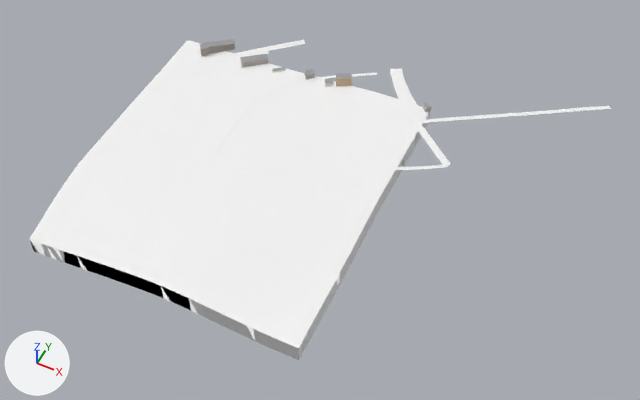
Renders of the glTF model public/tiles/1/-4_-4.glb from each side of a commit.
The view is the same before and after, from a 50 mm lens placed at (-1185.0, 906.0, 1166.0), pointed at (-1649.0, 1834.0, 6.0). The axes (+X, +Y, +Z) are drawn at lower left. The lights are the same throughout. The first picture is the older version. Where no turn or scale is listed for an object, it has been applied to the vertices. Vertices at exactly the same position are counted once.

In view in the first picture: 't1_-4_-4'.
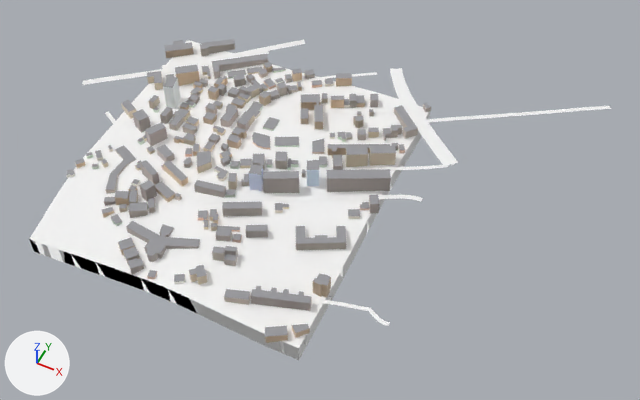
Where the newer file only moved an object's origin or applied its transform, the numbers keep the older frame.

What differs and where, as boxes [x1, y1, x2, y2] in the pictures (640 x 400 px):
part 1 of me_t1__4__4, added: after [75, 159, 86, 169]
part 2 of me_t1__4__4, added: after [175, 65, 200, 86]
part 3 of me_t1__4__4, added: after [291, 85, 298, 93]
part 4 of me_t1__4__4, added: after [275, 78, 284, 85]
part 5 of me_t1__4__4, added: after [208, 133, 220, 144]
part 6 of me_t1__4__4, added: after [66, 40, 458, 343]

What the commit changed:
me_t1__4__4 is used by ob_t1__4__4; location (-1647.0, 1857.0, 41.0).
me_t1__4__4 had 2469 vertices, 4156 faces and spanned x -401.0..401.0, y -321.0..321.0, z -69.0..69.0.
me_t1__4__4 now has 4899 vertices, 7113 faces and spans x -519.0..401.0, y -334.0..321.0, z -69.0..72.0.
me_t1__4__4 part 1: the loose piece of 8 vertices spanning x -76.0..-44.0, y 178.0..203.0, z 43.0..63.0 is copied, and the copy is multiplied about its middle by the matrix ((0.497, -0.221, 0.0), (0.221, 0.497, -0.014), (0.005, 0.013, 0.544)), then moved by (-335.0, -362.0, -41.0); it spans x -403.0..-387.0, y -180.0..-162.0, z 6.0..17.0.
me_t1__4__4 part 2: the loose piece of 8 vertices spanning x -76.0..-44.0, y 178.0..203.0, z 43.0..63.0 is copied, and the copy is turned 9.9 degrees about the z axis through its middle and scaled by 1.47, then moved by (-276.0, -102.0, -16.0); it spans x -358.0..-313.0, y 67.0..109.0, z 22.0..52.0.
me_t1__4__4 part 3: the loose piece of 8 vertices spanning x -95.0..-75.0, y 170.0..190.0, z 41.0..49.0 is copied, and the copy is multiplied about its middle by the matrix ((0.798, -0.114, -0.006), (0.114, 0.798, 0.013), (0.004, -0.013, 0.806)), then moved by (-51.0, -40.0, -4.0); it spans x -144.0..-127.0, y 131.0..148.0, z 38.0..45.0.
me_t1__4__4 part 4: the loose piece of 8 vertices spanning x -140.0..-117.0, y 176.0..198.0, z 38.0..48.0 is copied, and the copy is multiplied about its middle by the matrix ((0.729, -0.209, 0.002), (0.209, 0.728, 0.018), (-0.007, -0.017, 0.758)), then moved by (-44.0, -39.0, -5.0); it spans x -180.0..-164.0, y 139.0..156.0, z 35.0..42.0.
me_t1__4__4 part 5: the loose piece of 8 vertices spanning x -140.0..-117.0, y 176.0..198.0, z 38.0..48.0 is copied, and the copy is multiplied about its middle by the matrix ((0.743, 0.595, -0.025), (-0.595, 0.742, -0.029), (0.001, 0.038, 0.951)), then moved by (-73.0, -222.0, -6.0); it spans x -209.0..-194.0, y -43.0..-28.0, z 31.0..42.0.
me_t1__4__4 part 6: 2382 vertices added at x -519.0..220.0, y -334.0..183.0, z -16.0..72.0.
Other edits to the shape of me_t1__4__4 do not show in these pictures.
